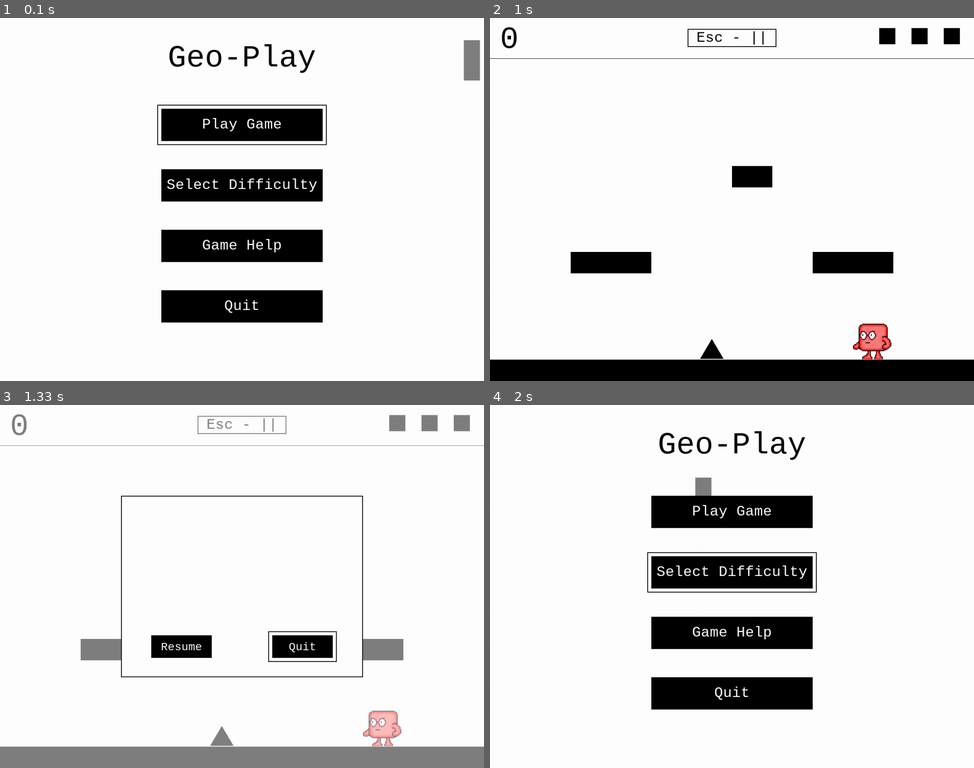
Above: before the commit, frames 1-4 (two rows, left to right).
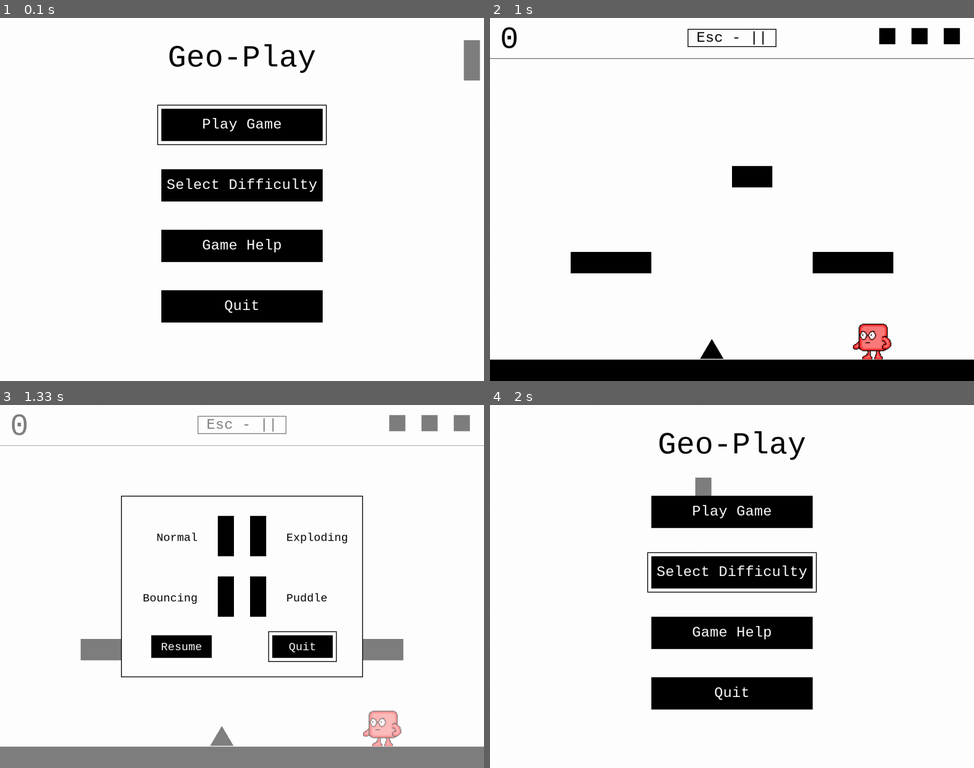
Above: after the commit, the same moments.

Repository: stevenacalhoun/geoplay
Game: pygame game, started from geometricPlay.py
Same seed, same stepped clock (60 frames per second), same inputs: the game is played once before the commit and once after it.
Inputs:
- Up to frame 1 (0.1 s): no input
- Up to frame 2 (1 s): tap Enter at 0.33, 0.67 s
- Up to frame 3 (1.33 s): hold Esc from 1 s (still down); hold Right from 1 s (still down); tap Space at 1.07 s
- Up to frame 4 (2 s): tap Space at 1.37, 1.9 s; release Esc at 1.47 s; release Right at 1.47 s; tap Enter at 1.5 s; hold Down from 1.83 s (still down)

Frames 1-2 are identical in both runs. In frame 3, 1.9% of the frame differs, in the area x 29-72%, y 30-59%; in frame 4, nothing differs.

Commit message:
Added the rectangle key to the pause screen.

Diff:
--- a/lib/scenes.py
+++ b/lib/scenes.py
@@ -472,9 +472,43 @@
     pauseBox.drawByCenter((pauseBoxX, pauseBoxY))
     pauseBox.outline(padding=(0,0))
 
-    ### Need to add some more content to the pause box (rectangle key)
-
-    ## Button info
+    # Key for all the rectangle types...not proud of the following math
+
+    # Normal
+    normalX = pauseBoxX + 20 - (RECTANGLE_WIDTH*2)
+    normalY = pauseBoxY - 175
+    normalRectangle = NormalRectangleRain((normalX, normalY))
+    normalRectangle.draw(self.screen)
+    normalLabel = TextLine(self.screen, "Normal", color=BLACK, size=28)
+    normalLabel._render()
+    normalLabel.drawByTopLeft((normalX - 50 - normalLabel.width, normalY + (RECTANGLE_HEIGHT/2) - 12))
+
+    # Exploding
+    explodingX = pauseBoxX + 20
+    explodingY = pauseBoxY - 175
+    explodingRectangle = ExplodingRectangleRain((explodingX, explodingY))
+    explodingRectangle.draw(self.screen)
+    explodingLabel = TextLine(self.screen, "Exploding", color=BLACK, size=28)
+    explodingLabel.drawByTopLeft((explodingX + 50 + RECTANGLE_WIDTH, explodingY + (RECTANGLE_HEIGHT/2) - 12))
+
+    # Bouncing
+    bouncingX = pauseBoxX + 20 - (RECTANGLE_WIDTH*2)
+    bouncingY = pauseBoxY - 25
+    bouncingRectangle = BounceRectangleRain((bouncingX, bouncingY))
+    bouncingRectangle.draw(self.screen)
+    bouncingLabel = TextLine(self.screen, "Bouncing", color=BLACK, size=28)
+    bouncingLabel._render()
+    bouncingLabel.drawByTopLeft((bouncingX - 50 - bouncingLabel.width, bouncingY + (RECTANGLE_HEIGHT/2) - 12))
+
+    # Puddle
+    puddleX = pauseBoxX + 20
+    puddleY = pauseBoxY - 25
+    puddleRectangle = PuddleRectangleRain((puddleX, puddleY))
+    puddleRectangle.draw(self.screen)
+    puddleLabel = TextLine(self.screen, "Puddle", color=BLACK, size=28)
+    puddleLabel.drawByTopLeft((puddleX + 50 + RECTANGLE_WIDTH, puddleY + (RECTANGLE_HEIGHT/2) - 12))
+
+    # Button info
     buttonWidth = pauseBoxWidth/4
     buttonHeight = pauseBoxHeight/8
 
